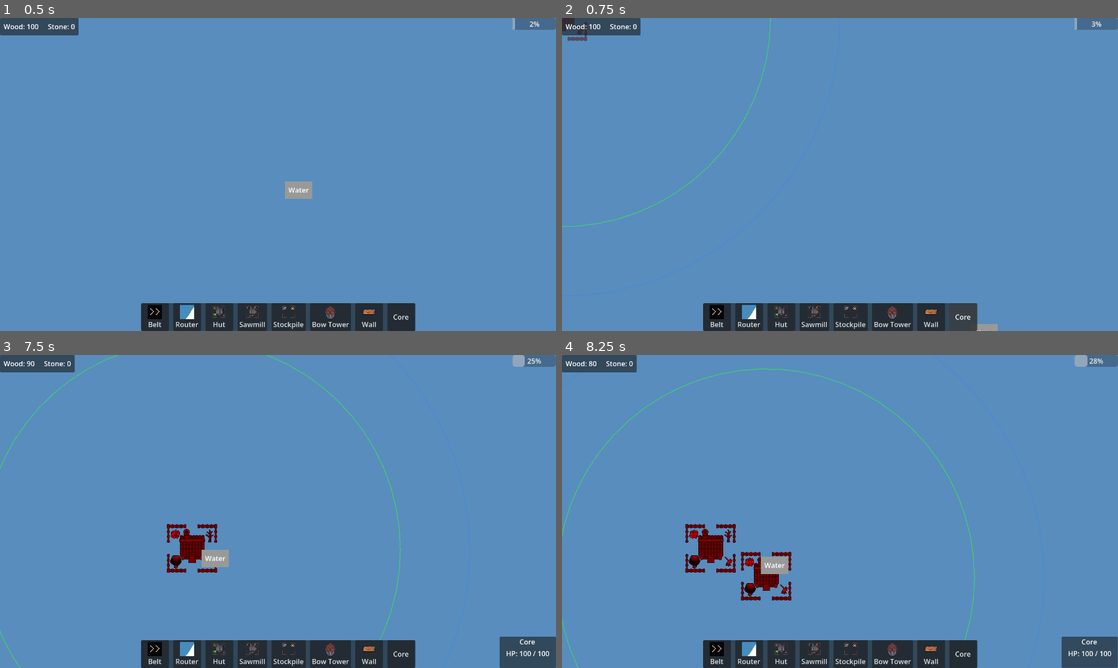
Above: before the commit, frames 1-4 (two rows, left to right).
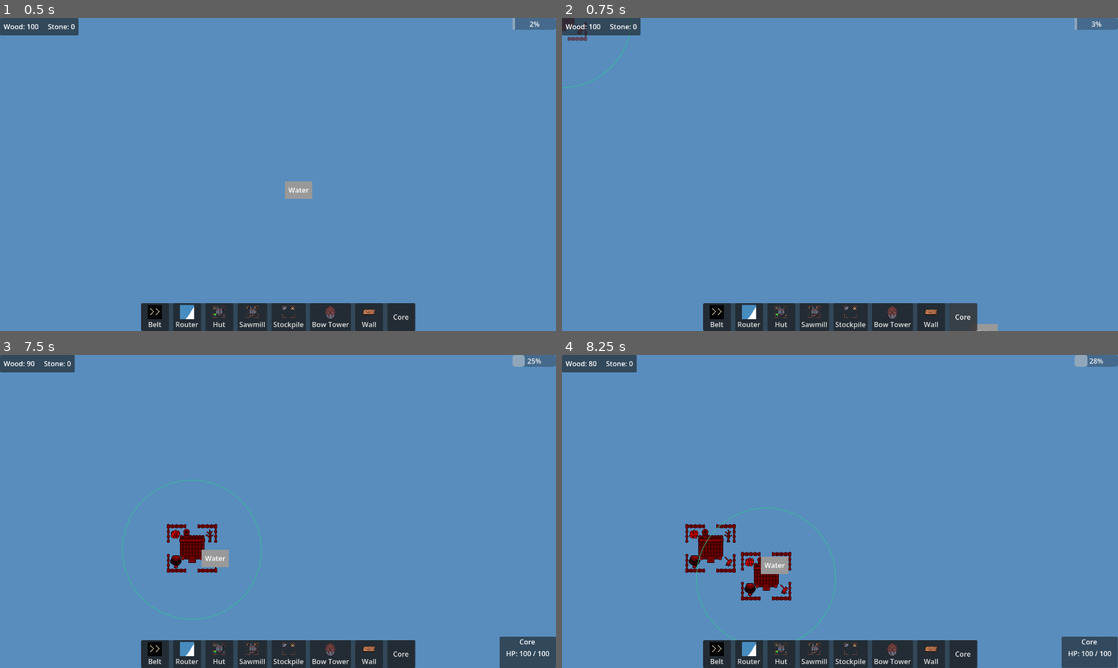
Above: after the commit, the same moments.

Repository: ColdTerror/Core-and-Conveyor
Game: Godot game, scene res://scenes/level.tscn
Same seed, same stepped clock (60 frames per second), same inputs: the game is played once before the commit and once after it. The engine's default icon, where the game draws it, is replaced by a stand-in: a white triangle on a blue panel in a dark square.
Inputs (mouse positions are in pixels of both pictures, inside the frame that each line leads up to):
- Up to frame 1 (0.5 s): no input
- Up to frame 2 (0.75 s): click "Core" at 0.5 s
- Up to frame 3 (7.5 s): click "Belt" at 1.25 s; click "Router" at 2 s; click "Hut" at 2.75 s; click "Sawmill" at 3.5 s; click "Stockpile" at 4.25 s; click "Bow Tower" at 5 s; click "Wall" at 5.75 s; tap Enter at 6.5 s; move the mouse to (400, 495) at 6.52 s; hold Right (ui_right) 6.53-7.25 s; hold Right mouse button (right_click) 6.53-7.25 s; click (400, 495) at 6.67 s; tap Space at 7.25 s; drag from (166, 527) to (250, 574) at 7.27 s
- Up to frame 4 (8.25 s): tap Enter at 8 s; move the mouse to (756, 549) at 8.02 s; hold Right (ui_right) from 8.03 s (still down); tap Backspace at 8.1 s; click (756, 549) at 8.17 s

Frame 1 is identical in both runs. In frame 2, 0.2% of the frame differs, in the area x 0-38%, y 0-67%; in frame 3, 0.5%; in frame 4, 0.6%, in the area x 0-75%, y 4-100%.

Commit message:
added building range integration
need to add visualization to all buildings not just the core and maybe a hotkey to show all ranges

Diff:
--- a/scripts/building/building_manager.gd
+++ b/scripts/building/building_manager.gd
@@ -348,13 +348,40 @@
 func _can_place_building(building: Building, origin: Vector2i) -> bool:
 	if not object_layer: return false
 
-	# 1. Check TileMap obstacles
-	for tile in building.get_footprint(origin):
+	var footprint = building.get_footprint(origin)
+
+	# --- 1. THE EXPANSION CHECK ---
+	# If we have no buildings yet, allow the very first placement (The Core)
+	if buildings.size() > 0:
+		var touches_range = false
+
+		# Check every tile in the ghost's footprint
+		for tile in footprint:
+			# Check against every established building on the map
+			for established_building in buildings:
+				# Get the grid position of the established building
+				var established_grid = object_layer.local_to_map(established_building.global_position)
+
+				# Math: Is this specific tile within the established building's radius?
+				if tile.distance_to(established_grid) <= established_building.build_range:
+					touches_range = true
+					break # We found a match for this tile! Stop checking other buildings.
+
+			if touches_range:
+				break # We only need ONE tile to touch the range! Stop checking the footprint.
+
+		# If none of the tiles touched any building's range, deny placement
+		if not touches_range:
+			return false
+	# ------------------------------
+
+	# 2. Check TileMap obstacles (Water, Rocks, Trees)
+	for tile in footprint:
 		if object_layer.get_cell_source_id(tile) != -1:
 			return false
 
-	# 2. Check occupied tiles
-	for tile in building.get_footprint(origin):
+	# 3. Check occupied tiles (Other Buildings)
+	for tile in footprint:
 		if occupied_tiles.has(tile):
 			return false
 
--- a/scripts/building/core_building.gd
+++ b/scripts/building/core_building.gd
@@ -1,9 +1,6 @@
 extends Building
 class_name CoreBuilding
 
-@export_group("Core Settings")
-@export var build_radius: int = 15        # How far out the player can build
-@export var safe_radius: int = 20         # How far out corruption is pushed back
 
 # Visuals
 var show_radii := false:
@@ -15,7 +12,7 @@
 	super()
 
 	# Add to a group so enemies and managers can easily find it
-	#add_to_group("Core")
+	add_to_group("Core")
 	#add_to_group("PriorityTarget")
 
 # --- DRAWING THE RANGES (Debug / Placement) ---
@@ -26,10 +23,10 @@
 	var center_pos = Vector2.ZERO # Local center
 
 	# Draw Build Radius (Green)
-	draw_arc(center_pos, build_radius * tile_size, 0, TAU, 64, Color(0.2, 1.0, 0.2, 0.5), 2.0)
+	draw_arc(center_pos, build_range * tile_size, 0, TAU, 64, Color(0.2, 1.0, 0.2, 0.5), 2.0)
 
 	# Draw Safe Zone / Corruption Resistance (Blue)
-	draw_arc(center_pos, safe_radius * tile_size, 0, TAU, 64, Color(0.2, 0.5, 1.0, 0.3), 2.0)
+	draw_arc(center_pos, corruption_range * tile_size, 0, TAU, 64, Color(0.2, 0.5, 1.0, 0.3), 2.0)
 
 # --- VISIBILITY OVERRIDES ---
 func set_ghost(enabled: bool):
--- a/scripts/building/generic scripts/building.gd
+++ b/scripts/building/generic scripts/building.gd
@@ -35,6 +35,12 @@
 @export_group("Economy")
 @export var cost_wood: int = 10
 @export var cost_stone: int = 0
+
+@export_group("Ranges")
+# How far this building allows other buildings to be placed from it
+@export var build_range: float = 5.0
+@export var corruption_range: float = 5.0
+
 
 
 # --- Ready ---
